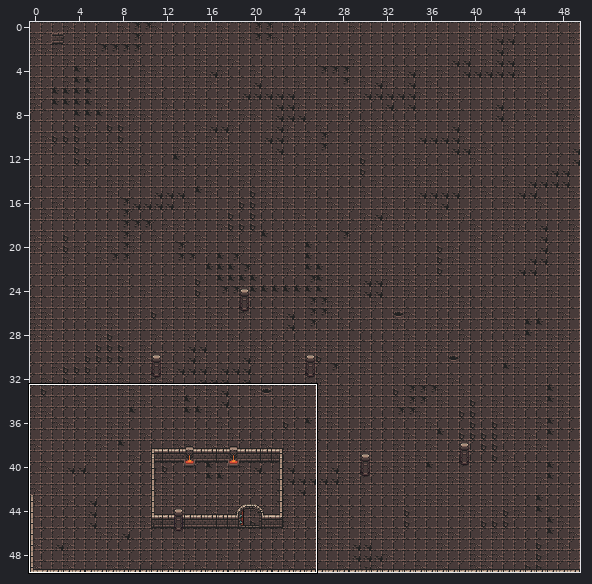
Tiled map: GameWorkspace/core/assets/try2.tmx. Above: a wide view before the commit, with the close-up outlined.
Close-up. As it was:
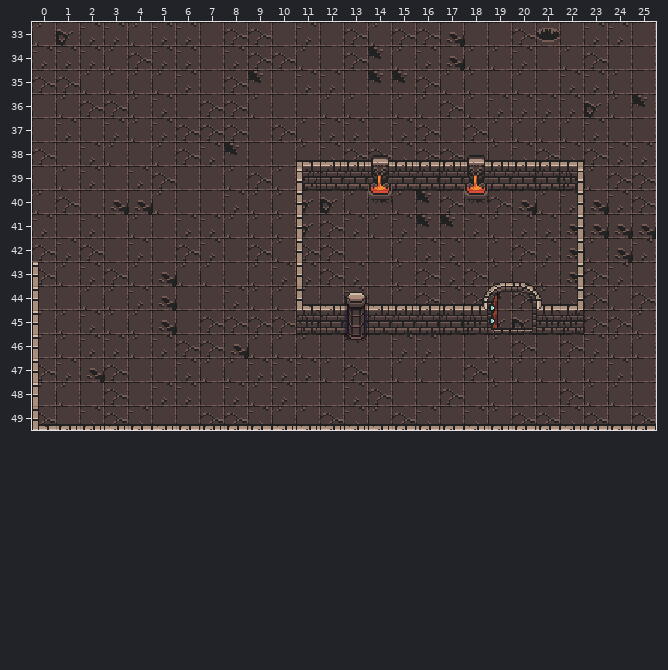
Cells are 16x16 px. Shown: x 0..25, y 33..49. The commit also changed other parts of the map, which this record leaves out.
The result:
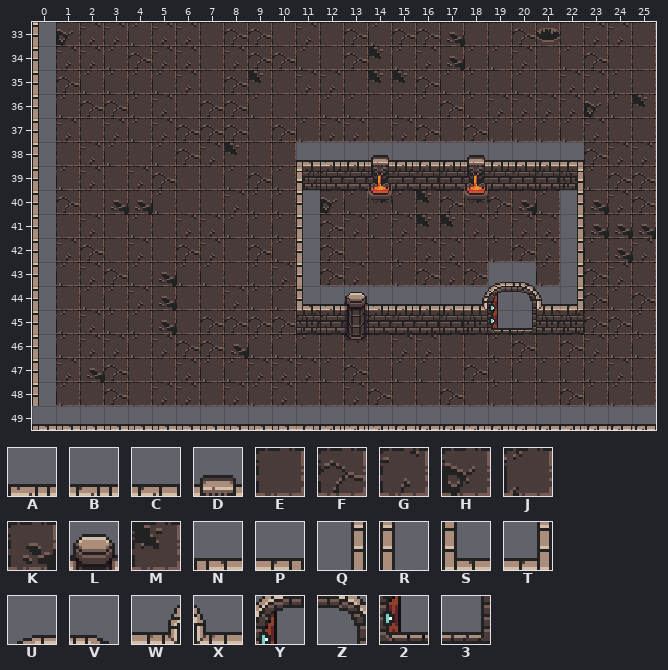
Key: from "dungeonv2test": A 1, B 2, C 3, D 4, E 129, F 130, G 131, H 161, J 162, K 163, L 166, M 194, N 226, P 227, Q 256, R 257, S 290, T 291, U 418, V 419, W 449, X 452, Y 453, Z 454, 2 485, 3 486.
_ is an empty cell.
Tiles replaced or removed in this view: 2, 3, A, B, C, D, E, F, G, H, J, K, L, M, N, P, Q, R, S, T, U, V, W, X, Y, Z.
Edits made:
Changed rows in their new state; . is an unchanged cell.
Layer "Tile Layer 1":
first column x 0:
33 R.........................
34 R.........................
35 R.........................
36 R.........................
37 R.........................
38 R..........NABDBCBDBCCP...
39 R.........................
40 R..........R..........Q...
41 R..........R..........Q...
42 R..........R..........Q...
43 R..........R.......UV.Q...
44 R..........SALABCCWYZXT...
45 R..................23.....
46 R.........................
47 R.........................
48 R.........................
49 NNNNNNNNNNNPAAACCCABCCACCC
Layer "Tile Layer 2" (removed):
first column x 0:
38 ...........____________...
40 ..........._.........._...
41 ..........._.........._...
42 ..........._.........._...
43 _.........._.......__._...
44 _..........____________...
45 _..................__.....
46 _.........................
47 _.........................
48 _.........................
49 __________________________
